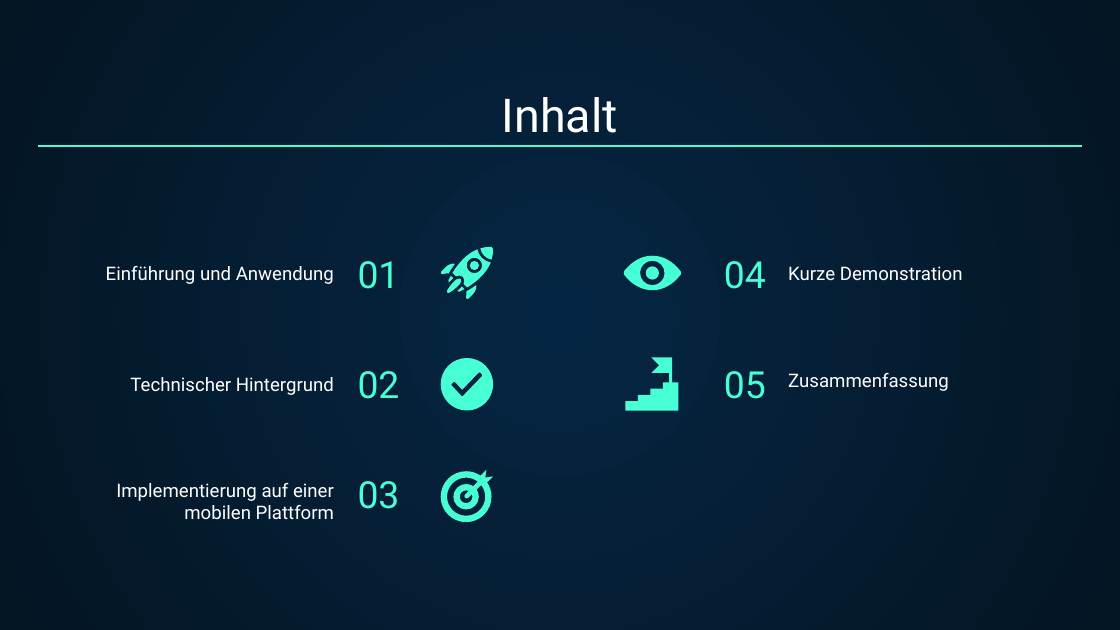
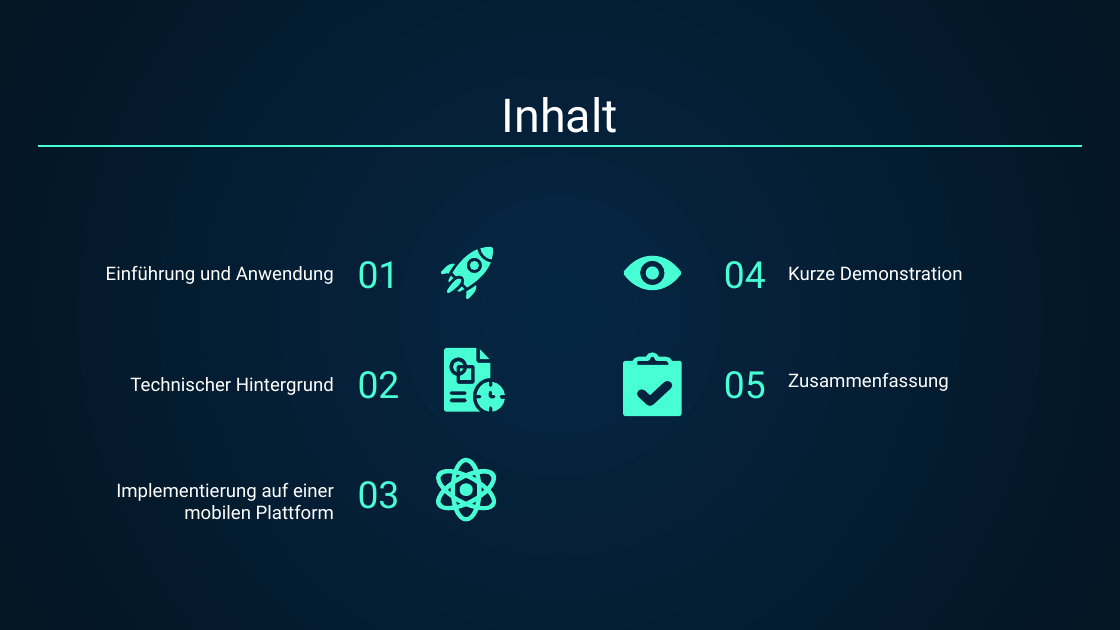
Before and after one commit to hm-heidemann/GeofenceDemo, a slide deck: slide 2 of Presentation/Geofencing.pptx. Drawn at 1120x630 pixels with LibreOffice and Linux fonts; fonts in the diff are those of the drawing. Boxes give left, top, right and bottom in pixels: in the first picture for what was removed or moved away, otherwise in the second. Text is boxed around its words. In the diff, an @@ line names an element or a change of style, - is before the commit and + after.

```diff
--- a/Presentation/Geofencing.pptx
+++ b/Presentation/Geofencing.pptx
@@ freeform shape: place and size @@
-freeform shape at <box>440,358,493,411</box>
+freeform shape at <box>445,348,491,412</box>
@@ freeform shape: place and size @@
-freeform shape at <box>625,357,678,410</box>
+freeform shape at <box>623,353,681,417</box>
@@ group added at <box>452,349,504,412</box>: 5 freeform shapes @@
@@ freeform shape: place and size @@
-freeform shape at <box>440,469,493,522</box>
+freeform shape at <box>435,458,501,522</box>
@@ freeform shape added at <box>459,484,473,496</box>, fill #48FFD5 @@
```
Also in this commit, not shown: 4 other slides changed, 1 slide added.
